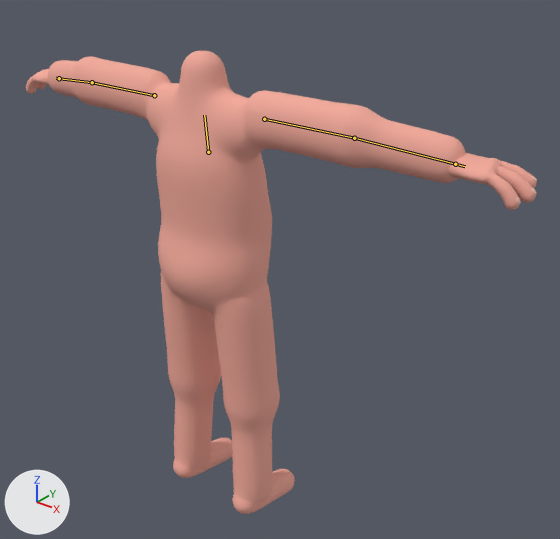
Before and after pictures for a commit that changed the glTF model characters/male_base/art/male_base.glb.
Rendered twice from a 50 mm camera at (1.429, -1.475, 1.843) aimed at (0.092, 0.196, 0.807). Every picture has the same lights, and +X, +Y and +Z are marked at lower left. The older version comes first. The bones that change are drawn over the model as lines.

In view in the first picture: 'Body_FootR', 'Body_Hips', 'Body_LowerArmL', 'Body_LowerArmR', 'Body_LowerLegL', 'Body_LowerLegR', 'Body_Torso', 'Body_UpperArmL', 'Body_UpperArmR', 'Body_UpperLegL', 'Body_UpperLegR', 'HandL', 'HandR', 'NailsR' and 1 more.
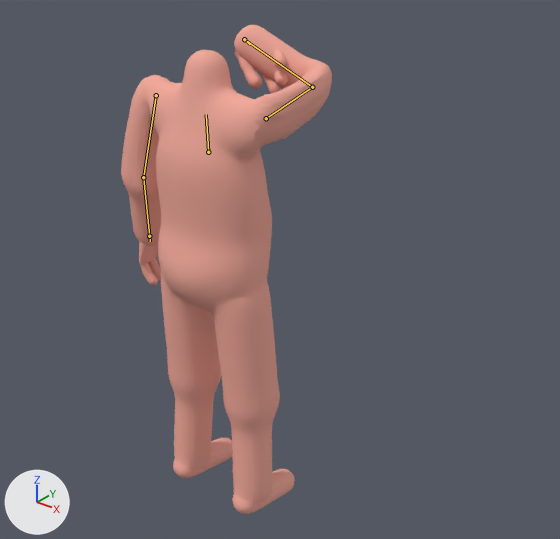
The newer file adds an action. The first version stands in its rest pose; the second is drawn at frame 28 of the action 'wipe_face'.

Location of each change, [x1, y1, x2, y2] in pixels of the pictures (560 x 539 px):
'Body_Torso', posed
    before: [142, 51, 272, 269]
    after: [143, 50, 272, 269]
'Body_LowerArmR', posed
    before: [333, 105, 466, 183]
    after: [234, 24, 332, 89]
'Body_UpperArmR', posed
    before: [242, 90, 358, 166]
    after: [248, 64, 332, 153]
'Body_Hips', posed (14% shorter)
    before: [158, 234, 272, 353]
    after: [158, 234, 272, 336]
'Body_UpperArmL', posed
    before: [76, 57, 162, 120]
    after: [121, 76, 159, 191]
'HandR', posed
    before: [449, 153, 537, 210]
    after: [234, 48, 287, 93]
'Body_LowerArmL', posed
    before: [48, 56, 96, 105]
    after: [121, 170, 161, 246]
'HandL', posed
    before: [26, 69, 50, 94]
    after: [139, 241, 161, 285]
'NailsR', posed (not visible afterwards)
    before: [516, 175, 537, 204]
bone 'UpperChest', root to tip
    before: (208, 152) to (204, 115)
    after: (208, 152) to (206, 114)
bone 'LeftUpperArm', root to tip
    before: (154, 95) to (92, 82)
    after: (156, 95) to (143, 177)
bone 'LeftLowerArm', root to tip
    before: (92, 82) to (59, 78)
    after: (143, 177) to (149, 236)
bone 'LeftHand', root to tip
    before: (59, 78) to (56, 78)
    after: (149, 236) to (150, 241)
bone 'RightUpperArm', root to tip
    before: (264, 119) to (354, 138)
    after: (266, 118) to (312, 87)
bone 'RightLowerArm', root to tip
    before: (354, 138) to (455, 164)
    after: (312, 87) to (244, 39)
bone 'RightHand', root to tip
    before: (455, 164) to (465, 166)
    after: (244, 39) to (250, 44)

What the commit changed:
Bone 'UpperChest' (bone_upperchest) turns from (0, 0, 0) to (3, 0, 0) degrees about its own x, y and z.
Bone 'LeftUpperArm' (bone_leftupperarm) turns from (0, 0, 0) to (3, 0, -73) degrees about its own x, y and z.
Bone 'LeftLowerArm' (bone_leftlowerarm) turns from (0, 0, 0) to (1, -3, 4) degrees about its own x, y and z.
Bone 'LeftHand' (bone_lefthand) turns from (0, 0, 0) to (-1, -5, 0) degrees about its own x, y and z.
Bone 'RightUpperArm' (bone_rightupperarm) turns from (0, 0, 0) to (104, 2, 29) degrees about its own x, y and z.
Bone 'RightLowerArm' (bone_rightlowerarm) turns from (0, 0, 0) to (77, -1, -6) degrees about its own x, y and z.
Bone 'RightHand' (bone_righthand) turns from (0, 0, 0) to (-21, -82, -164) degrees about its own x, y and z.
